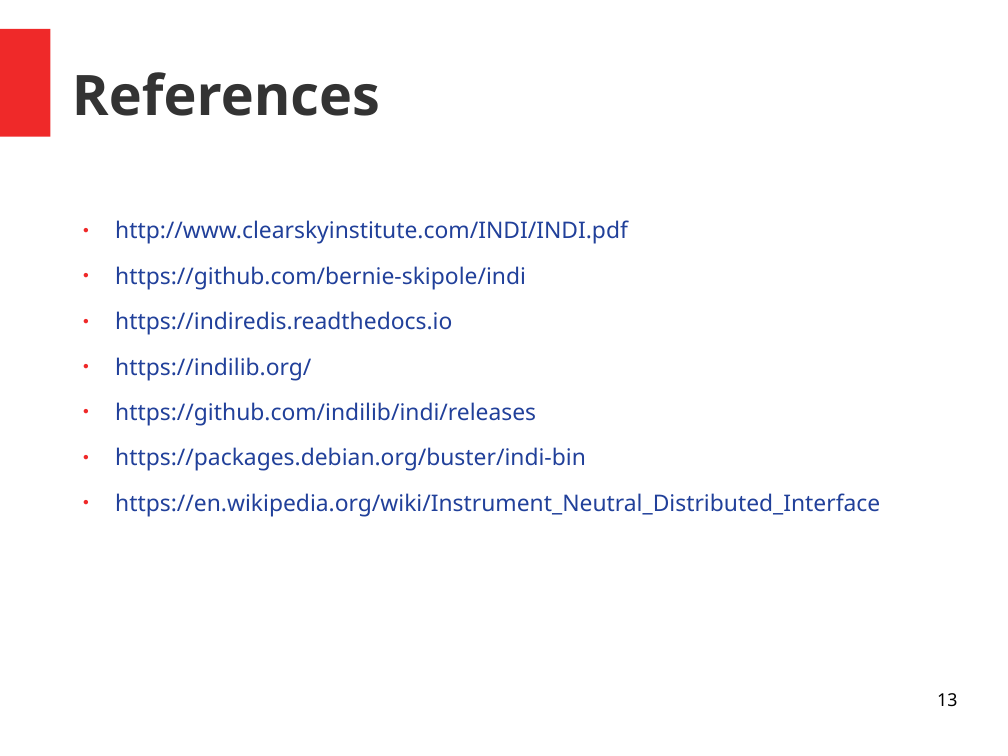
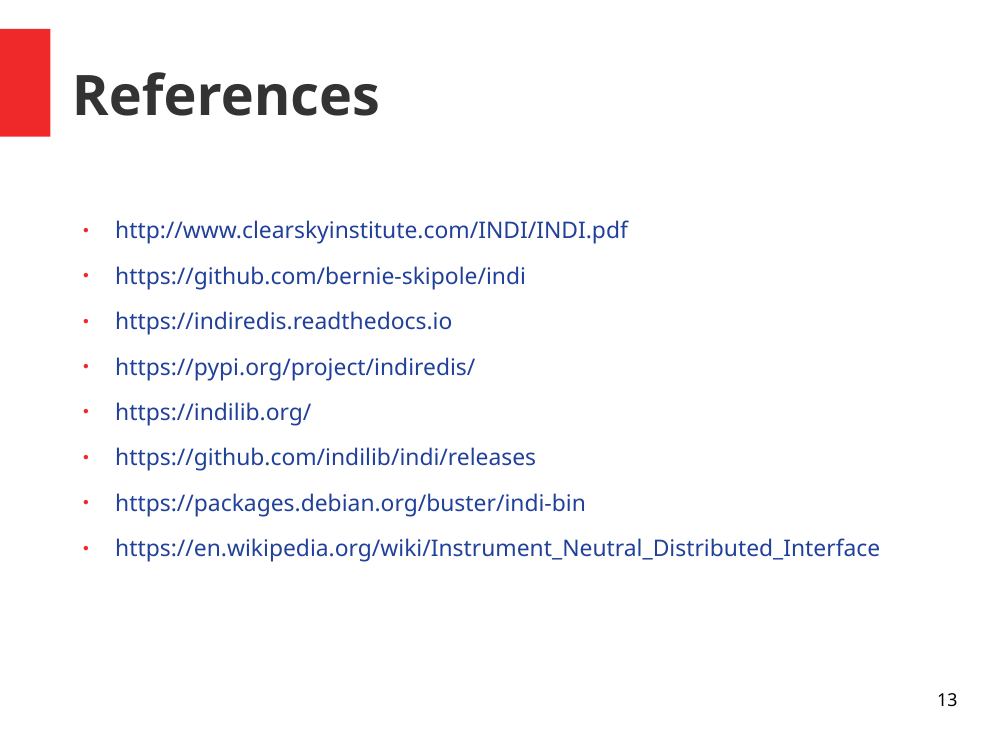
Before and after one commit to bernie-skipole/indi, a slide deck: slide 13 of indislides.odp. Drawn at 1008x756 pixels with LibreOffice and Linux fonts; fonts in the diff are those of the drawing. Boxes give left, top, right and bottom in pixels: in the first picture for what was removed or moved away, otherwise in the second. Text is boxed around its words. In the diff, an @@ line names an element or a change of style, - is before the commit and + after.

```diff
--- a/indislides.odp
+++ b/indislides.odp
@@ text at (115, 357, 475, 381): paragraph added @@
+● https://pypi.org/project/indiredis/
```
Also in this commit, not shown: 2 other files.
